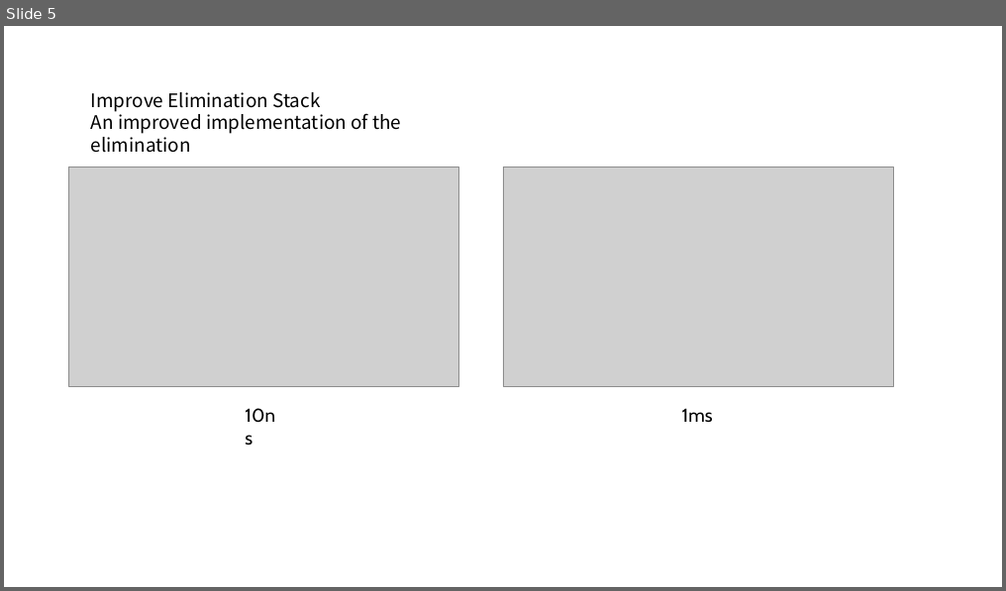
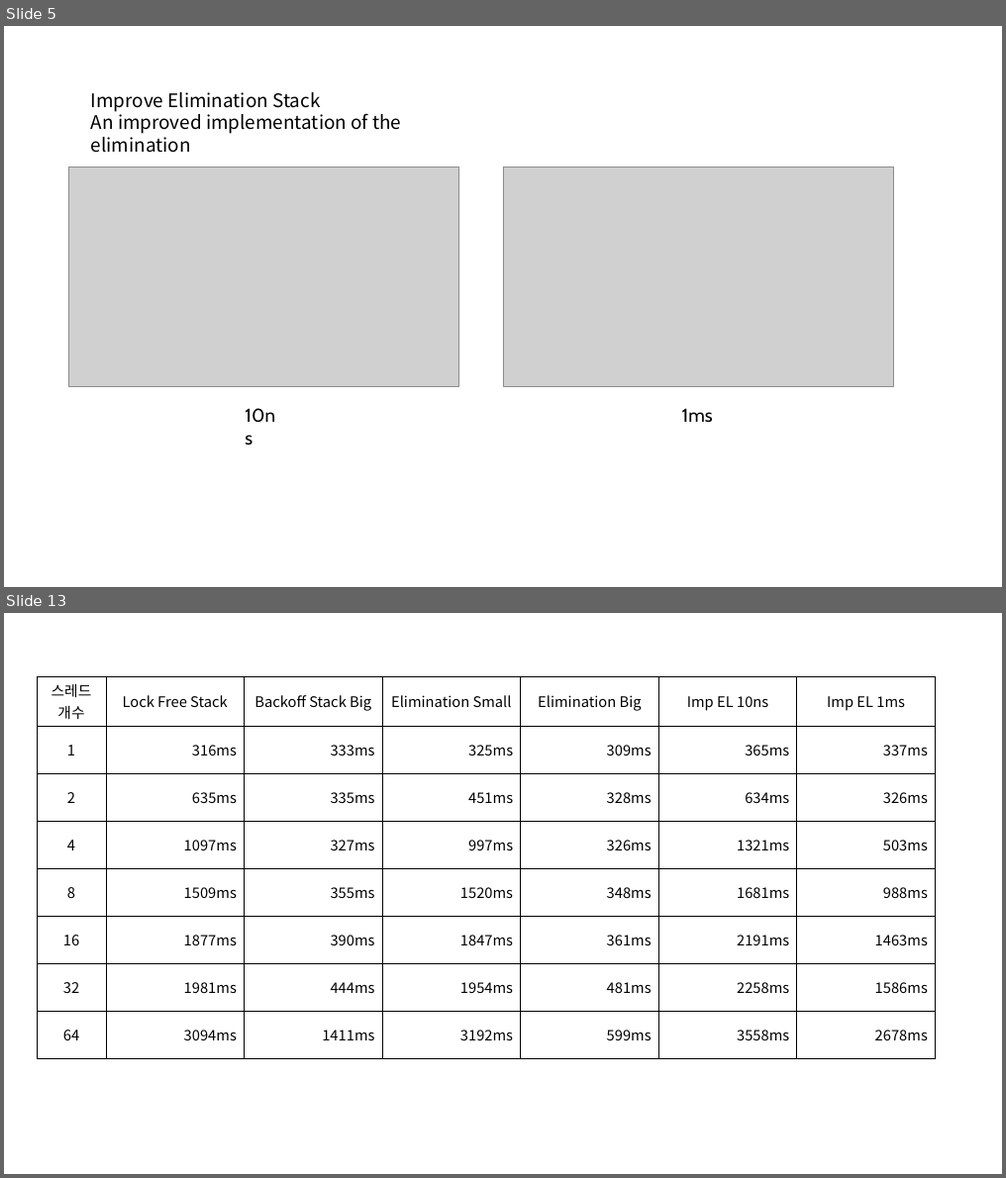
Before and after one commit to niche0905/MultiThreadStudy, a slide deck: 참고자료/결과 자료.pptx. Shown one above the other, each under a label of ours: slide 5 before the commit, slides 5 and 13 after it; the slides between them are not shown. The pictures are 1006x591 and 1006x1178 pixels, drawn with LibreOffice and Linux fonts; fonts in the diff are those of the drawing; grey boxes stand for pictures. Boxes give left, top, right and bottom in pixels: in the first picture for what was removed or moved away, otherwise in the second. Text is boxed around its words. In the diff, an @@ line names an element or a change of style, - is before the commit and + after.

```diff
--- a/참고자료/결과 자료.pptx
+++ b/참고자료/결과 자료.pptx
@@ slide 13 added at (x1=4, y1=613, x2=1002, y2=1174), background #FFFFFF @@
@@ table added at (x1=37, y1=676, x2=937, y2=1057), 8 rows, 7 columns @@
+스레드 개수 | Lock Free Stack | Backoff Stack Big | Elimination Small | Elimination Big | Imp EL 10ns | Imp EL 1ms
+1 | 316ms | 333ms | 325ms | 309ms | 365ms | 337ms
+2 | 635ms | 335ms | 451ms | 328ms | 634ms | 326ms
+4 | 1097ms | 327ms | 997ms | 326ms | 1321ms | 503ms
+8 | 1509ms | 355ms | 1520ms | 348ms | 1681ms | 988ms
+16 | 1877ms | 390ms | 1847ms | 361ms | 2191ms | 1463ms
+32 | 1981ms | 444ms | 1954ms | 481ms | 2258ms | 1586ms
+64 | 3094ms | 1411ms | 3192ms | 599ms | 3558ms | 2678ms
```
Also in this commit, not shown: 5 slides changed, 8 other slides added.
